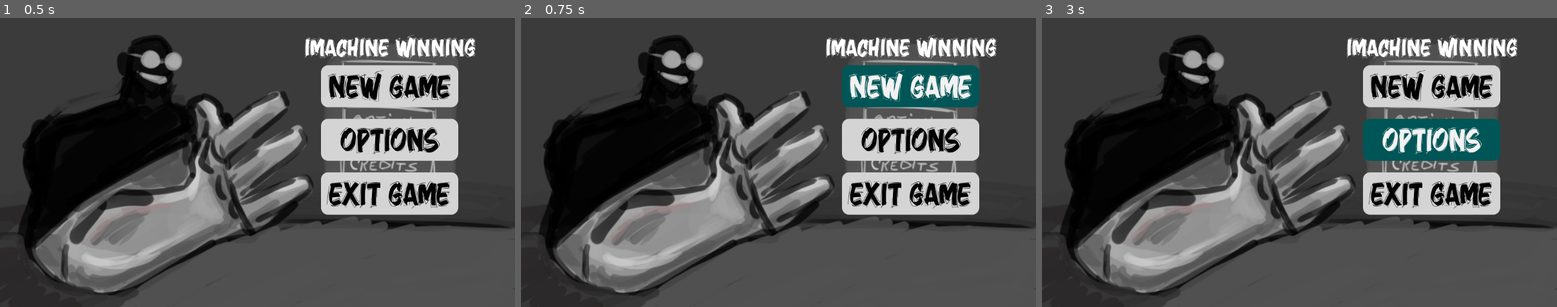
Above: before the commit, frames 1-3 (left to right).
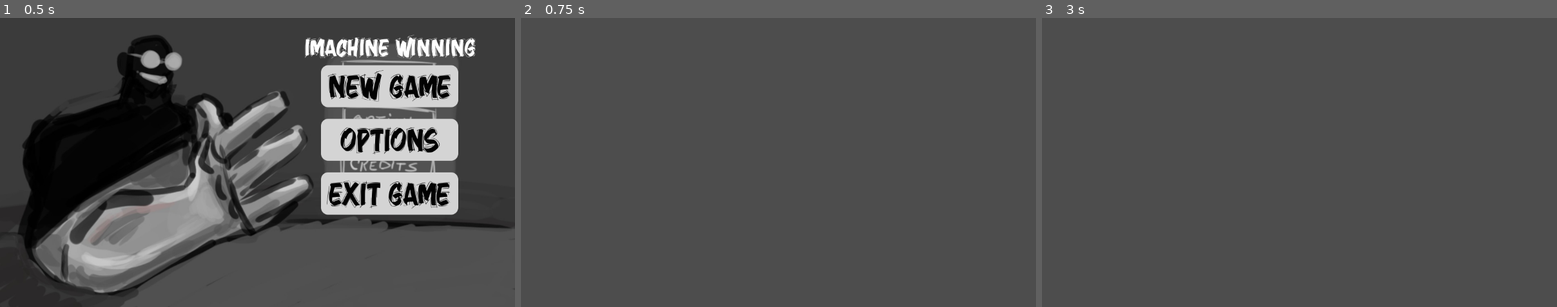
Above: after the commit, the same moments.

Repository: GinoNovello/ImachineWinning
Game: Godot game, scene res://Scenes/MainMenu/MainMenu.tscn
The game is run twice, just before and just after one commit, with the same random seed, the same clock (stepped at 60 frames per second) and the same inputs.
Inputs (mouse positions are in pixels of both pictures, inside the frame that each line leads up to):
- Up to frame 1 (0.5 s): no input
- Up to frame 2 (0.75 s): click "New Game" at 0.5 s
- Up to frame 3 (3 s): click (1433, 87) at 1.25 s, where only the run before the commit has a clickable "New Game"; click (1433, 87) at 2 s, where only the run before the commit has a clickable "New Game"; click (1433, 139) at 2.75 s, where only the run before the commit has a clickable "Options"

Frame 1 is identical in both runs. In frame 2, 43% of the frame differs, in the area x 0-100%, y 5-100%; in frame 3, 43%.

Commit message:
feat: game manager, opponents

Diff:
--- a/Scenes/MainMenu/main_menu.gd
+++ b/Scenes/MainMenu/main_menu.gd
@@ -2,7 +2,7 @@
 
 
 func _on_new_game_pressed() -> void:
-	print("New Game Pressed")
+	GameManager.start_new_game()
 
 
 func _on_options_pressed() -> void:
--- /dev/null
+++ b/Scenes/game/game_scene.tscn
@@ -0,0 +1,3 @@
+[gd_scene format=3 uid="uid://850nyvt7h7o1"]
+
+[node name="GameScene" type="Node2D" unique_id=1467769094]
--- /dev/null
+++ b/Scenes/opponents/opponent1.tscn
@@ -0,0 +1,3 @@
+[gd_scene format=3 uid="uid://caj4uhqb1qhgs"]
+
+[node name="Opponent1" type="Node2D" unique_id=315027034]
--- a/project.godot
+++ b/project.godot
@@ -15,6 +15,10 @@
 config/features=PackedStringArray("4.6", "Forward Plus")
 config/icon="res://icon.svg"
 
+[autoload]
+
+GameManager="*uid://bu80u0nmi0uo4"
+
 [physics]
 
 3d/physics_engine="Jolt Physics"
--- /dev/null
+++ b/scripts/core/opponent.gd
@@ -0,0 +1,6 @@
+extends Opponent
+class_name Opponent1
+
+func _init():
+	strength = 10
+	tolerance = 3
--- /dev/null
+++ b/scripts/core/opponent1.gd
@@ -0,0 +1,11 @@
+extends Node
+
+
+# Called when the node enters the scene tree for the first time.
+func _ready() -> void:
+	pass # Replace with function body.
+
+
+# Called every frame. 'delta' is the elapsed time since the previous frame.
+func _process(delta: float) -> void:
+	pass
--- /dev/null
+++ b/scripts/core/player.gd
@@ -0,0 +1,11 @@
+extends Node
+
+
+# Called when the node enters the scene tree for the first time.
+func _ready() -> void:
+	pass # Replace with function body.
+
+
+# Called every frame. 'delta' is the elapsed time since the previous frame.
+func _process(delta: float) -> void:
+	pass
--- /dev/null
+++ b/scripts/core/referee.gd
@@ -0,0 +1,11 @@
+extends Node
+
+
+# Called when the node enters the scene tree for the first time.
+func _ready() -> void:
+	pass # Replace with function body.
+
+
+# Called every frame. 'delta' is the elapsed time since the previous frame.
+func _process(delta: float) -> void:
+	pass
--- /dev/null
+++ b/scripts/flow/game_manager.gd
@@ -0,0 +1,4 @@
+extends Node
+
+func start_new_game():
+	get_tree().change_scene_to_file("res://scenes/game/game_scene.tscn")
--- /dev/null
+++ b/scripts/flow/game_scene.gd
@@ -0,0 +1,16 @@
+extends Node2D
+
+var player
+var opponent
+var referee
+
+func _ready():
+	print("Game started")
+	setup_match()
+
+func setup_match():
+	player = Player.new()
+	opponent = Opponent1.new()
+	referee = Referee.new()
+
+	referee.startMatch(player, opponent)
Not shown, added: scripts/core/opponent.gd.uid
Not shown, added: scripts/core/opponent1.gd.uid
Not shown, added: scripts/core/player.gd.uid
Not shown, added: scripts/core/referee.gd.uid
Not shown, added: scripts/flow/game_manager.gd.uid
Not shown, added: scripts/flow/game_scene.gd.uid
